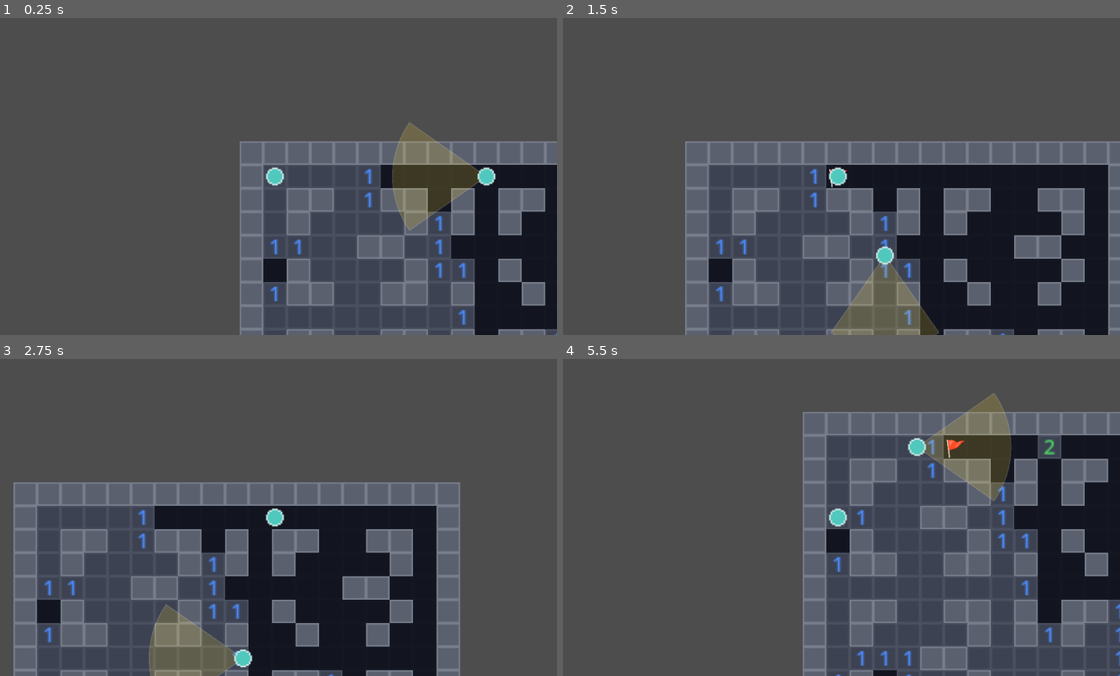
Above: before the commit, frames 1-4 (two rows, left to right).
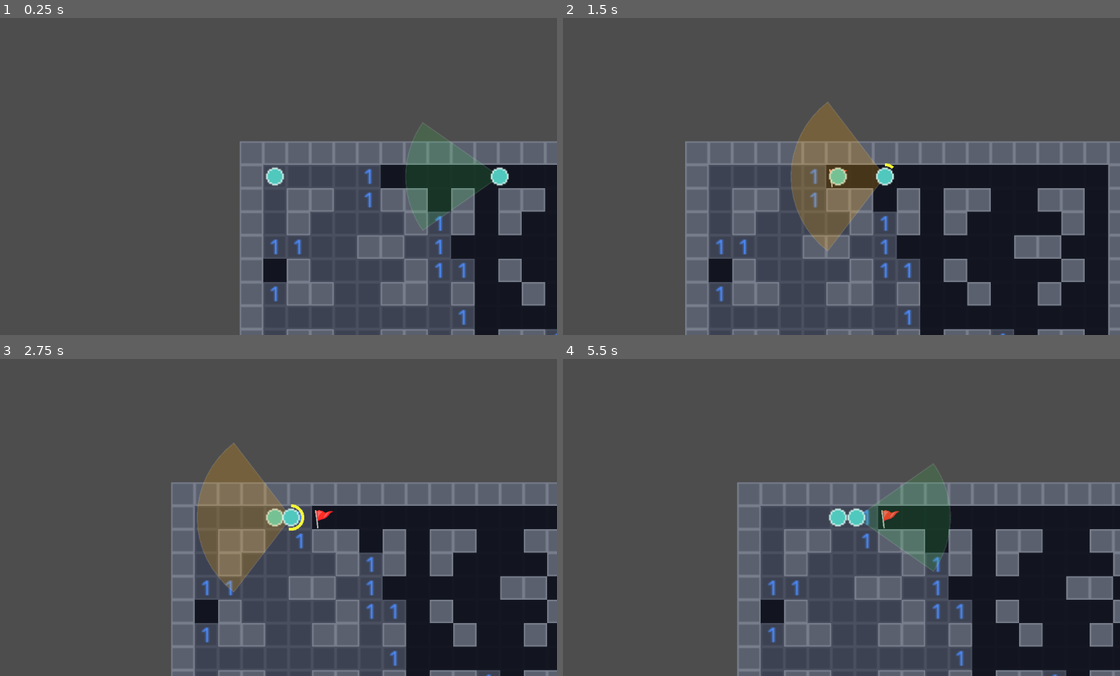
Above: after the commit, the same moments.

Repository: MayraSRS04/Darkfield
Game: Godot game, scene res://scenes/01_juego.tscn
The game is run twice, just before and just after one commit, with the same random seed, the same clock (stepped at 60 frames per second) and the same inputs. This scene is started directly instead of the project's main scene.
Inputs:
- Up to frame 1 (0.25 s): no input
- Up to frame 2 (1.5 s): tap Enter at 0.5 s; hold Right (ui_right) 0.53-1.28 s; tap F at 0.6, 1.35 s; tap Space at 0.77 s; hold Down (ui_down) from 1.28 s (still down)
- Up to frame 3 (2.75 s): tap Space at 1.52 s; release Down (ui_down) at 2.03 s; hold Right (ui_right) from 2.03 s (still down); tap F at 2.1 s
- Up to frame 4 (5.5 s): release Right (ui_right) at 2.78 s; hold Up (ui_up) 2.78-3.53 s; tap F every 0.75 s from 2.85 to 5.1 s; tap Space at 3.02, 3.77, 4.52 s; hold Left (ui_left) 3.53-5.03 s; hold Down (ui_down) from 5.03 s (still down)

The runs differ from the first frame. In frame 1, 3.4% of the frame differs, in the area x 70-92%, y 32-68%; in frame 2, 7.3%; in frame 3, 41%, in the area x 2-100%, y 26-100%; in frame 4, 38%.

Commit message:
Aumentando estados de cazador

Diff:
--- a/actors/cazador.gd
+++ b/actors/cazador.gd
@@ -1,6 +1,6 @@
 extends CharacterBody2D
 
-enum Estado { PATRULLA, PERSIGUE, REGRESA }
+enum Estado { NORMAL, SOSPECHANDO, PERSIGUIENDO, INVESTIGANDO, REGRESA }
 
 const UMBRAL_LLEGADA := 1.0
 
@@ -8,73 +8,173 @@
 
 var jugador: Node2D = null
 var mapa: Mapa = null
-var estado: Estado = Estado.PATRULLA
+var estado: Estado = Estado.NORMAL
 var inicio: Vector2
 var destino: Vector2
 var moviendose := false
 var ruta: Array = []
 var ultima_direccion := Vector2.RIGHT
+var ultima_pos_vista: Vector2
+var timer_sospecha := 0.0
+var timer_perdida := 0.0
 
 func _ready() -> void:
 	inicio = global_position
 	destino = global_position
+	ultima_pos_vista = global_position
 
 func _physics_process(delta: float) -> void:
+	if _ve_al_jugador():
+		ultima_pos_vista = jugador.global_position
+
+	_actualizar_estado(delta)
+
 	if moviendose:
-		global_position = global_position.move_toward(destino, GameManager.VELOCIDAD_CAZADOR * delta)
+		global_position = global_position.move_toward(destino, _velocidad_actual() * delta)
 		if global_position.distance_to(destino) < UMBRAL_LLEGADA:
 			global_position = destino
 			moviendose = false
-		velocity = Vector2.ZERO
-		move_and_slide()
-		queue_redraw()
-		return
-	match estado:
-		Estado.PATRULLA:
-			_patrullar()
-		Estado.PERSIGUE:
-			_perseguir()
-		Estado.REGRESA:
-			_regresar()
 	velocity = Vector2.ZERO
 	move_and_slide()
 	queue_redraw()
 
+func _actualizar_estado(delta: float) -> void:
+	match estado:
+		Estado.NORMAL:
+			_patrullar()
+		Estado.SOSPECHANDO:
+			_sospechar(delta)
+		Estado.PERSIGUIENDO:
+			_perseguir(delta)
+		Estado.INVESTIGANDO:
+			_investigar()
+		Estado.REGRESA:
+			_regresar()
+
+func _velocidad_actual() -> float:
+	match estado:
+		Estado.PERSIGUIENDO:
+			return GameManager.VELOCIDAD_CAZADOR * 1.0
+		Estado.SOSPECHANDO:
+			return GameManager.VELOCIDAD_CAZADOR * 0.6
+		Estado.INVESTIGANDO:
+			return GameManager.VELOCIDAD_CAZADOR * 0.8
+		Estado.REGRESA:
+			return GameManager.VELOCIDAD_CAZADOR * 0.6
+		_:
+			return GameManager.VELOCIDAD_CAZADOR * 0.4
+
+func _alcance_actual() -> float:
+	match estado:
+		Estado.SOSPECHANDO:
+			return GameManager.ALCANCE_VISION * 16.0 * 1.0
+		Estado.PERSIGUIENDO, Estado.INVESTIGANDO:
+			return GameManager.ALCANCE_VISION * 16.0 * 1.2
+		_:
+			return GameManager.ALCANCE_VISION * 16.0
+
+func _angulo_actual() -> float:
+	match estado:
+		Estado.SOSPECHANDO:
+			return GameManager.ANGULO_CONO * 1.5
+		Estado.PERSIGUIENDO, Estado.INVESTIGANDO:
+			return GameManager.ANGULO_CONO * 2.2
+		_:
+			return GameManager.ANGULO_CONO
+
 func _patrullar() -> void:
 	if _ve_al_jugador():
-		estado = Estado.PERSIGUE
-		ruta = []
+		estado = Estado.SOSPECHANDO
+		timer_sospecha = 0.0
+		ruta = []
+		moviendose = false
+		return
+	if not moviendose:
+		if ruta.is_empty():
+			_planear_ruta_aleatoria()
+		_avanzar_ruta()
+
+func _sospechar(delta: float) -> void:
+	timer_sospecha += delta
+	if timer_sospecha >= GameManager.TIEMPO_ESPERA_PATRULLA:
+		estado = Estado.PERSIGUIENDO
+		timer_perdida = 0.0
+		ruta = []
+		moviendose = false
 		GameManager.reportar_deteccion(true)
 		return
-	if ruta.is_empty():
-		_planear_ruta_aleatoria()
-	_avanzar_ruta()
-
-func _perseguir() -> void:
-	if not _ve_al_jugador():
-		estado = Estado.REGRESA
-		ruta = []
-		GameManager.reportar_deteccion(false)
-		return
-	ruta = _calcular_ruta(_celda_actual(), _celda_de(jugador.global_position))
-	_avanzar_ruta()
+	if not moviendose:
+		var ruta_hacia := _calcular_ruta(_celda_actual(), _celda_de(ultima_pos_vista))
+		if not ruta_hacia.is_empty():
+			ruta = ruta_hacia
+			_avanzar_ruta()
+
+func _perseguir(delta: float) -> void:
+	if _ve_al_jugador():
+		timer_perdida = 0.0
+		if not moviendose:
+			ruta = _calcular_ruta(_celda_actual(), _celda_de(jugador.global_position))
+			_avanzar_ruta()
+	else:
+		timer_perdida += delta
+		if timer_perdida >= 4.0:
+			estado = Estado.INVESTIGANDO
+			ruta = _calcular_ruta(_celda_actual(), _celda_de(ultima_pos_vista))
+			moviendose = false
+			GameManager.reportar_deteccion(false)
+		else:
+			if not moviendose:
+				ruta = _calcular_ruta(_celda_actual(), _celda_de(ultima_pos_vista))
+				_avanzar_ruta()
+
+
+	if _ve_al_jugador():
+		estado = Estado.PERSIGUIENDO
+		timer_perdida = 0.0
+		ruta = []
+		GameManager.reportar_deteccion(true)
+		return
+	if not moviendose:
+		if ruta.is_empty() or _celda_actual() == _celda_de(ultima_pos_vista):
+			estado = Estado.REGRESA
+			ruta = []
+			return
+		_avanzar_ruta()
+
+func _investigar() -> void:
+	if _ve_al_jugador():
+		estado = Estado.PERSIGUIENDO
+		timer_perdida = 0.0
+		ruta = []
+		moviendose = false
+		GameManager.reportar_deteccion(true)
+		return
+	if not moviendose:
+		if ruta.is_empty() or _celda_actual() == _celda_de(ultima_pos_vista):
+			estado = Estado.REGRESA
+			ruta = []
+			return
+		_avanzar_ruta()
 
 func _regresar() -> void:
 	if _ve_al_jugador():
-		estado = Estado.PERSIGUE
-		ruta = []
-		GameManager.reportar_deteccion(true)
-		return
-	if _celda_actual() == _celda_de(inicio):
-		estado = Estado.PATRULLA
-		ruta = []
-		return
-	if ruta.is_empty():
-		ruta = _calcular_ruta(_celda_actual(), _celda_de(inicio))
+		estado = Estado.SOSPECHANDO
+		timer_sospecha = 0.0
+		ruta = []
+		moviendose = false
+		return
+	if not moviendose:
+		if _celda_actual() == _celda_de(inicio):
+			estado = Estado.NORMAL
+			ruta = []
+			return
 		if ruta.is_empty():
-			estado = Estado.PATRULLA
-			return
-	_avanzar_ruta()
+			ruta = _calcular_ruta(_celda_actual(), _celda_de(inicio))
+			if ruta.is_empty():
+				estado = Estado.NORMAL
+				return
+		_avanzar_ruta()
+
 
 func _planear_ruta_aleatoria() -> void:
 	if mapa == null:
@@ -145,22 +245,43 @@
 func _ve_al_jugador() -> bool:
 	if jugador == null:
 		return false
-	var alcance_px: float = GameManager.ALCANCE_VISION * 16.0
-	if global_position.distance_to(jugador.global_position) > alcance_px:
+	if global_position.distance_to(jugador.global_position) > _alcance_actual():
 		return false
 	var angulo_a_jugador: float = (jugador.global_position - global_position).angle()
 	var angulo_cazador: float = ultima_direccion.angle()
 	var diferencia: float = abs(wrapf(angulo_a_jugador - angulo_cazador, -PI, PI))
-	if diferencia > deg_to_rad(GameManager.ANGULO_CONO):
+	if diferencia > deg_to_rad(_angulo_actual()):
 		return false
 	linea_de_vista.target_position = linea_de_vista.to_local(jugador.global_position)
 	linea_de_vista.force_raycast_update()
 	return not linea_de_vista.is_colliding()
 
+func _color_estado() -> Color:
+	match estado:
+		Estado.SOSPECHANDO:
+			return Color(1.0, 0.65, 0.0, 1.0)
+		Estado.PERSIGUIENDO:
+			return Color(1.0, 0.15, 0.15, 1.0)
+		Estado.INVESTIGANDO:
+			return Color(1.0, 0.45, 0.0, 1.0)
+		_:
+			return Color(0.2, 0.9, 0.3, 1.0)
+
+func _color_cono() -> Color:
+	match estado:
+		Estado.SOSPECHANDO:
+			return Color(1.0, 0.65, 0.0, 0.22)
+		Estado.PERSIGUIENDO:
+			return Color(1.0, 0.15, 0.15, 0.35)
+		Estado.INVESTIGANDO:
+			return Color(1.0, 0.45, 0.0, 0.28)
+		_:
+			return Color(0.2, 0.9, 0.3, 0.15)
+
 func _draw() -> void:
-	var alcance_px: float = GameManager.ALCANCE_VISION * 16.0
+	var alcance_px: float = _alcance_actual()
 	var angulo_base: float = ultima_direccion.angle()
-	var medio_angulo: float = deg_to_rad(GameManager.ANGULO_CONO)
+	var medio_angulo: float = deg_to_rad(_angulo_actual())
 	var pasos := 16
 	var puntos := PackedVector2Array()
 	puntos.append(Vector2.ZERO)
@@ -169,8 +290,9 @@
 		var angulo := angulo_base - medio_angulo + t * medio_angulo * 2.0
 		puntos.append(Vector2(cos(angulo), sin(angulo)) * alcance_px)
 	puntos.append(Vector2.ZERO)
-	var color_cono := Color(1.0, 0.85, 0.2, 0.18)
-	if estado == Estado.PERSIGUE:
-		color_cono = Color(1.0, 0.2, 0.2, 0.35)
-	draw_polygon(puntos, PackedColorArray([color_cono]))
-	draw_polyline(puntos, Color(1.0, 1.0, 1.0, 0.12), 0.8)
+	draw_polygon(puntos, PackedColorArray([_color_cono()]))
+	draw_polyline(puntos, Color(1.0, 1.0, 1.0, 0.10), 0.8)
+	draw_circle(Vector2.ZERO, 5.0, _color_estado())
+	if estado == Estado.SOSPECHANDO:
+		var progreso: float = minf(timer_sospecha / GameManager.TIEMPO_ESPERA_PATRULLA, 1.0)
+		draw_arc(Vector2.ZERO, 8.0, -PI / 2.0, -PI / 2.0 + progreso * TAU, 20, Color(1.0, 1.0, 0.2, 0.95), 2.0)
Binary file added: recursos/sprites/jugador2.png
